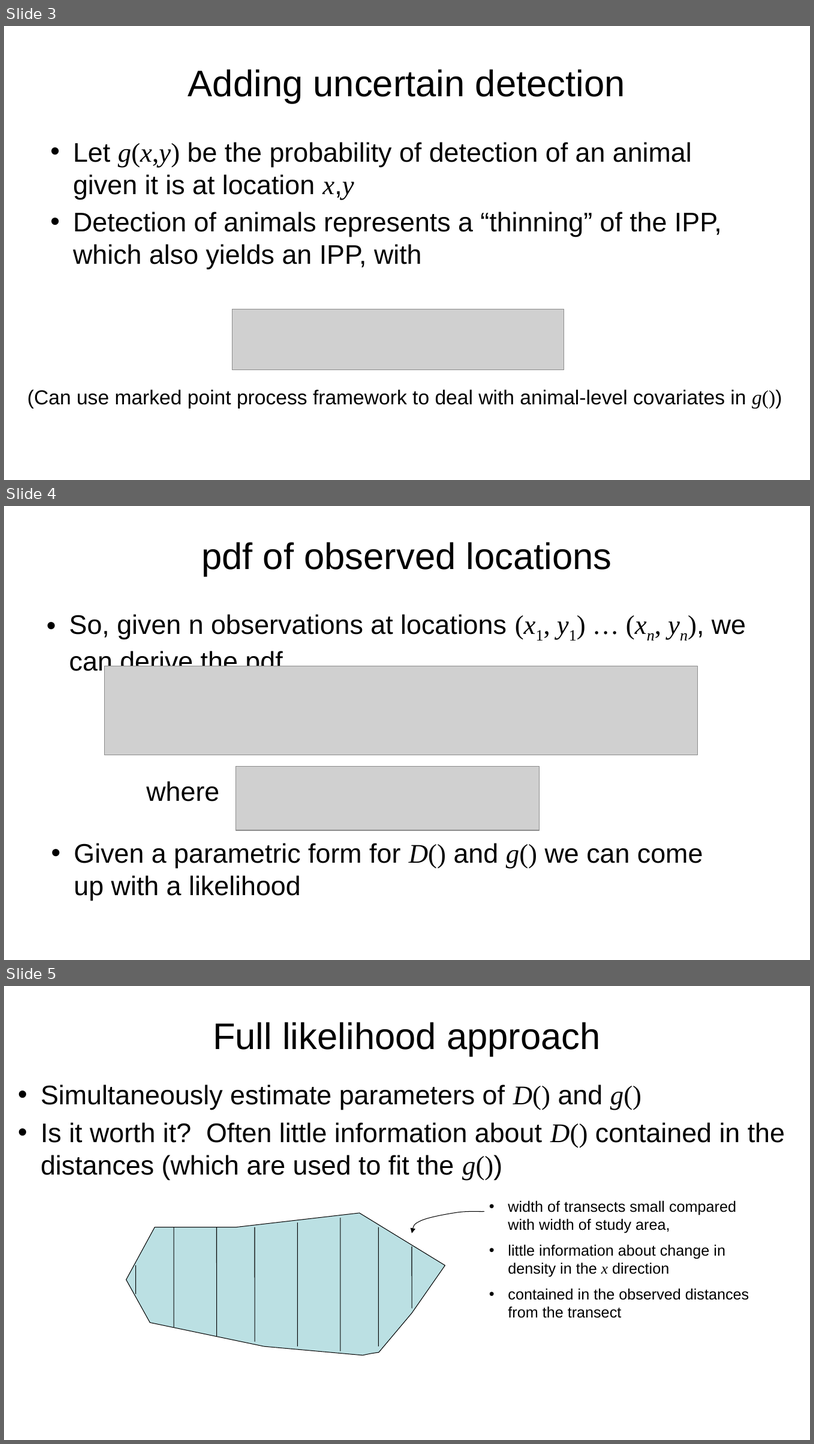
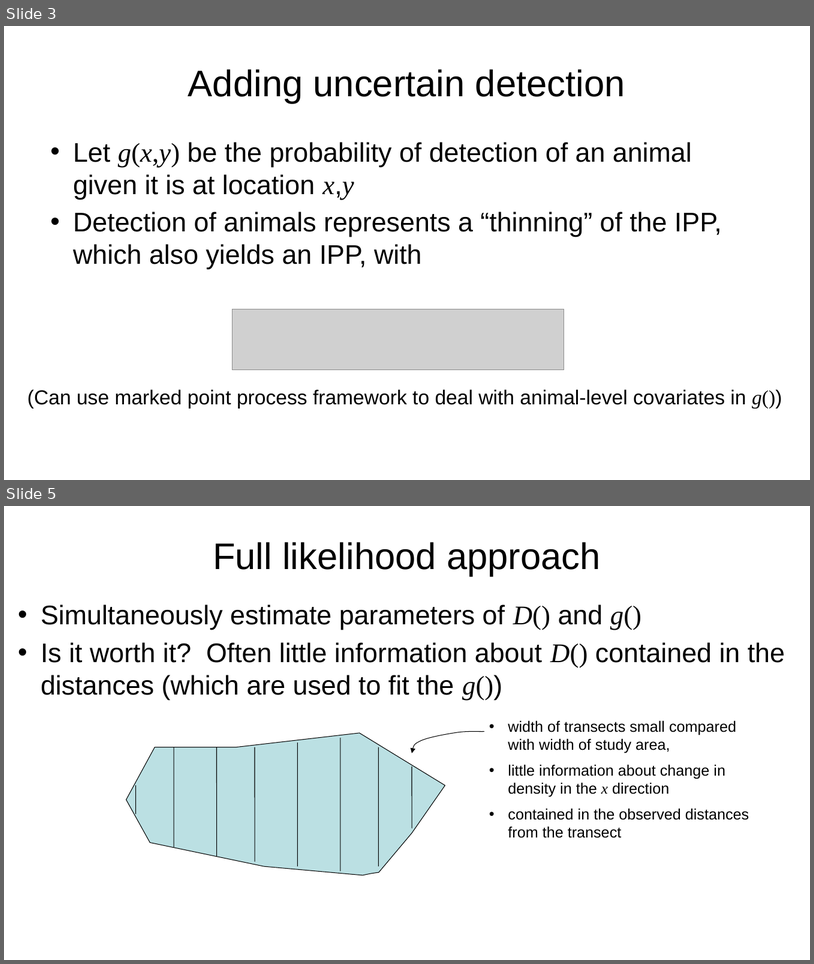
Before and after one commit to DistanceDevelopment/spatial-workshops, a slide deck: slides/dsmx-other-approaches.pptx. Shown one above the other, each under a label of ours: slides 3, 4 and 5 before the commit, slides 3 and 5 after it; the slides between them are not shown. The pictures are 814x1444 and 814x964 pixels, drawn with LibreOffice and Linux fonts; fonts in the diff are those of the drawing; grey boxes stand for pictures. Boxes give left, top, right and bottom in pixels: in the first picture for what was removed or moved away, otherwise in the second. Text is boxed around its words. In the diff, an @@ line names an element or a change of style, - is before the commit and + after.

```diff
--- a/slides/dsmx-other-approaches.pptx
+++ b/slides/dsmx-other-approaches.pptx
@@ slide 4 removed at (4, 506, 810, 960), background #FFFFFF @@
@@ title removed at (201, 542, 612, 576) @@
-pdf of observed locations
@@ text removed at (69, 614, 746, 676) @@
-• So, given n observations at locations (x1, y1) … (xn, yn), we can derive the pdf
@@ picture removed at (105, 666, 698, 754) @@
@@ picture removed at (236, 766, 539, 830) @@
@@ text removed at (146, 781, 219, 801) @@
-where
@@ text removed at (74, 843, 704, 900) @@
-• Given a parametric form for D() and g() we can come up with a likelihood
```
Also in this commit, not shown: 3 slides changed, 1 slide added, 1 other file.
